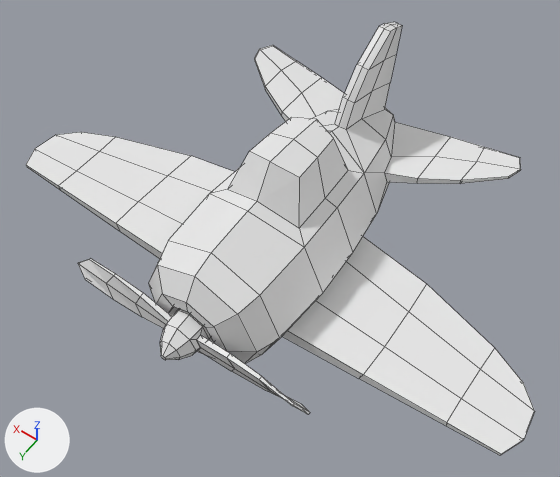
Two versions of the Blender file aviao.blend, one commit apart.
Before and after are seen from a 50 mm camera at (-3.42, 5.13, 7.35) aimed at (-0.12, 0.51, 0.09). Every picture has the same lights, and +X, +Y and +Z are marked at lower left. Mesh edges are drawn as thin lines.
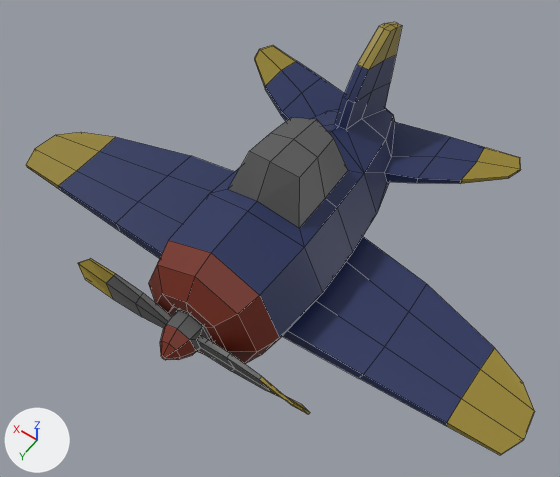
Commit message: parent hélice avião

Pixel boxes [x1, y1, x2, y2] of what changed, in the pictures (560 x 477 px):
part 1 of me_cylinder, recoloured (white to blue): [116, 55, 485, 378] in both
part 2 of me_cylinder, recoloured (white to blue): [359, 284, 494, 426] in both
part 3 of me_cylinder, recoloured (white to blue): [58, 137, 190, 231] in both
part 4 of me_cylinder, recoloured (white to yellow): [357, 22, 402, 70] in both
part 5 of me_cylinder, recoloured (white to yellow): [446, 348, 535, 455] in both
part 6 of me_cylinder, recoloured (white to yellow): [26, 132, 115, 189] in both
part 7 of me_cylinder, recoloured (white to yellow): [460, 147, 521, 184] in both
part 8 of me_cylinder, recoloured (white to yellow): [254, 45, 296, 88] in both
part 9 of me_cylinder, recoloured (white to brown): [149, 240, 280, 364] in both
part 10 of me_cylinder, recoloured (white to grey): [228, 118, 348, 228] in both
part 11 of me_cylinder_001, recoloured (white to grey): [106, 274, 270, 391] in both
part 12 of me_cylinder_001, recoloured (white to yellow): [259, 377, 310, 414] in both
part 13 of me_cylinder_001, recoloured (grey to yellow): [78, 259, 116, 300] in both
part 14 of me_cylinder_001, recoloured (white to brown): [160, 325, 196, 360] in both

The edits, one by one:
Material 'Yellow' (mat_yellow) is new.
Its base color is (0.288, 0.215, 0.0223) (yellow #928029).
Material 'Gray' (mat_gray) is new.
Its base color is (0.0985, 0.0985, 0.0985) (dark grey #585858).
Material 'Red' (mat_red) is new.
Its base color is (0.168, 0.0189, 0.005) (brown #722510).
Material 'Blue' (mat_blue) is new.
Its base color is (0.0158, 0.0271, 0.107) (dark blue #222e5c).
me_cylinder has 240 vertices, 236 faces and spans x -3.54..3.54, y -1.65..0.93, z -2.15..2.04.
me_cylinder is used by ob_cylinder; location (0.0, 0.0, 0.0); rotation (-1.571, 0.0, 0.0), in degrees (-90, 0, 0).
me_cylinder part 1: 124 of the faces centred in x -1.32..1.32, y -1.22..0.78, z -2.08..1.46 switch from no material to mat_blue (dark blue #222e5c).
me_cylinder part 2: 8 of the faces centred in x -2.32..-2.29, y 0.16..0.27, z 0.06..1.33 switch from no material to mat_blue (dark blue #222e5c).
me_cylinder part 3: 8 of the faces centred in x 2.29..2.32, y 0.16..0.27, z 0.06..1.33 switch from no material to mat_blue (dark blue #222e5c).
me_cylinder part 4: all 12 faces centred in x -0.08..0.08, y -1.62..-1.3, z -2.1..-1.55 switch from no material to mat_yellow (yellow #928029).
me_cylinder part 5: all 11 faces centred in x -3.52..-3.04, y 0.13..0.19, z 0.35..1.33 switch from no material to mat_yellow (yellow #928029).
me_cylinder part 6: all 11 faces centred in x 3.04..3.52, y 0.13..0.19, z 0.35..1.33 switch from no material to mat_yellow (yellow #928029).
me_cylinder part 7: all 8 faces centred in x -1.97..-1.69, y -0.3..-0.26, z -2.13..-1.57 switch from no material to mat_yellow (yellow #928029).
me_cylinder part 8: all 8 faces centred in x 1.69..1.97, y -0.3..-0.26, z -2.13..-1.57 switch from no material to mat_yellow (yellow #928029).
me_cylinder part 9: all 34 faces centred in x -0.71..0.71, y -0.71..0.71, z 1.72..2.04 switch from no material to mat_red (brown #722610).
me_cylinder part 10: all 12 faces centred in x -0.41..0.41, y -1.28..-0.95, z -0.4..0.61 switch from no material to mat_gray (dark grey #585858).
me_cylinder_001 has 100 vertices, 94 faces and spans x -1.64..1.64, y -0.25..0.25, z -0.25..0.72.
me_cylinder_001 is used by ob_cylinder_001; location (0.0, 1.777, 0.0); rotation (-1.571, 0.0, 0.0), in degrees (-90, 0, 0).
me_cylinder_001 part 11: all 61 faces centred in x -0.89..0.89, y -0.22..0.22, z -0.25..0.42 switch from no material to mat_gray (dark grey #585858).
me_cylinder_001 part 12: all 8 faces centred in x -1.56..-1.27, y -0.16..0.15, z 0.29..0.4 switch from no material to mat_yellow (yellow #928029).
me_cylinder_001 part 13: all 8 faces centred in x 1.27..1.56, y -0.15..0.16, z 0.29..0.4 switch from no material to mat_yellow (yellow #928029).
me_cylinder_001 part 14: all 17 faces centred in x -0.16..0.16, y -0.16..0.16, z 0.53..0.72 switch from no material to mat_red (brown #722610).
